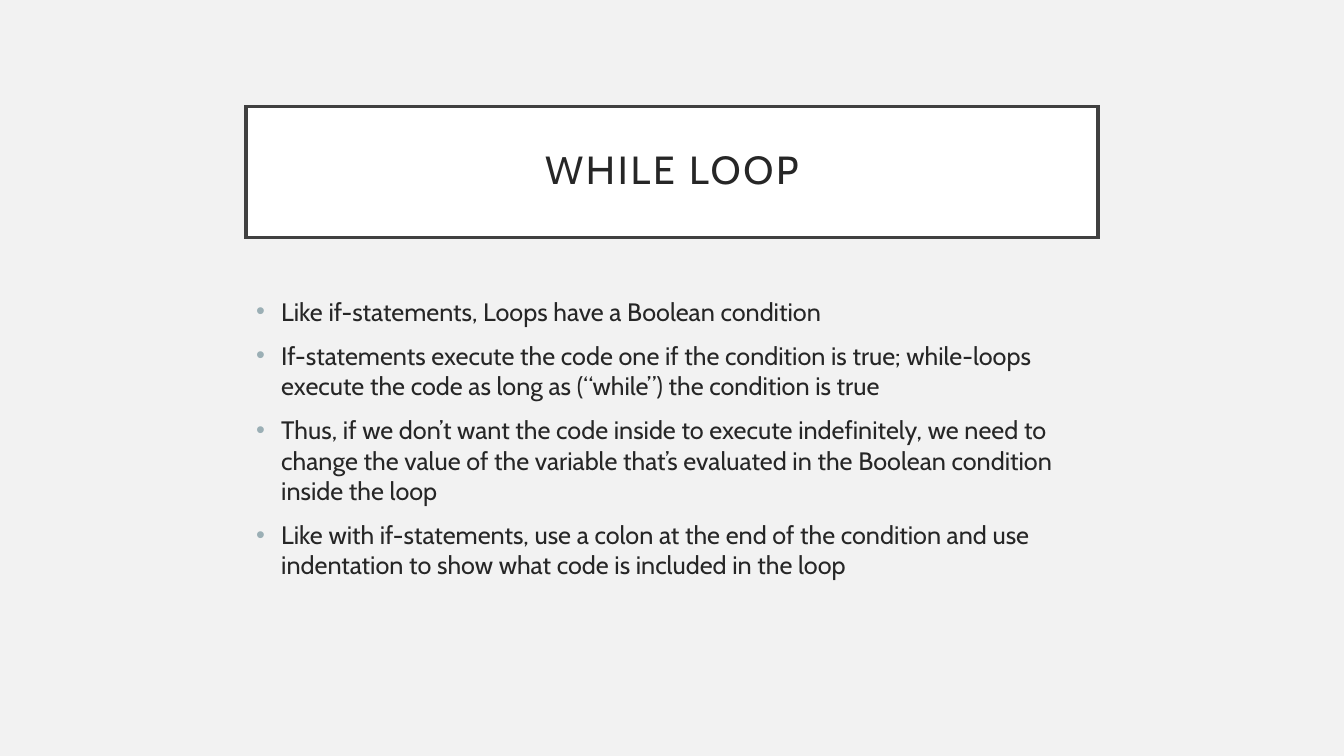
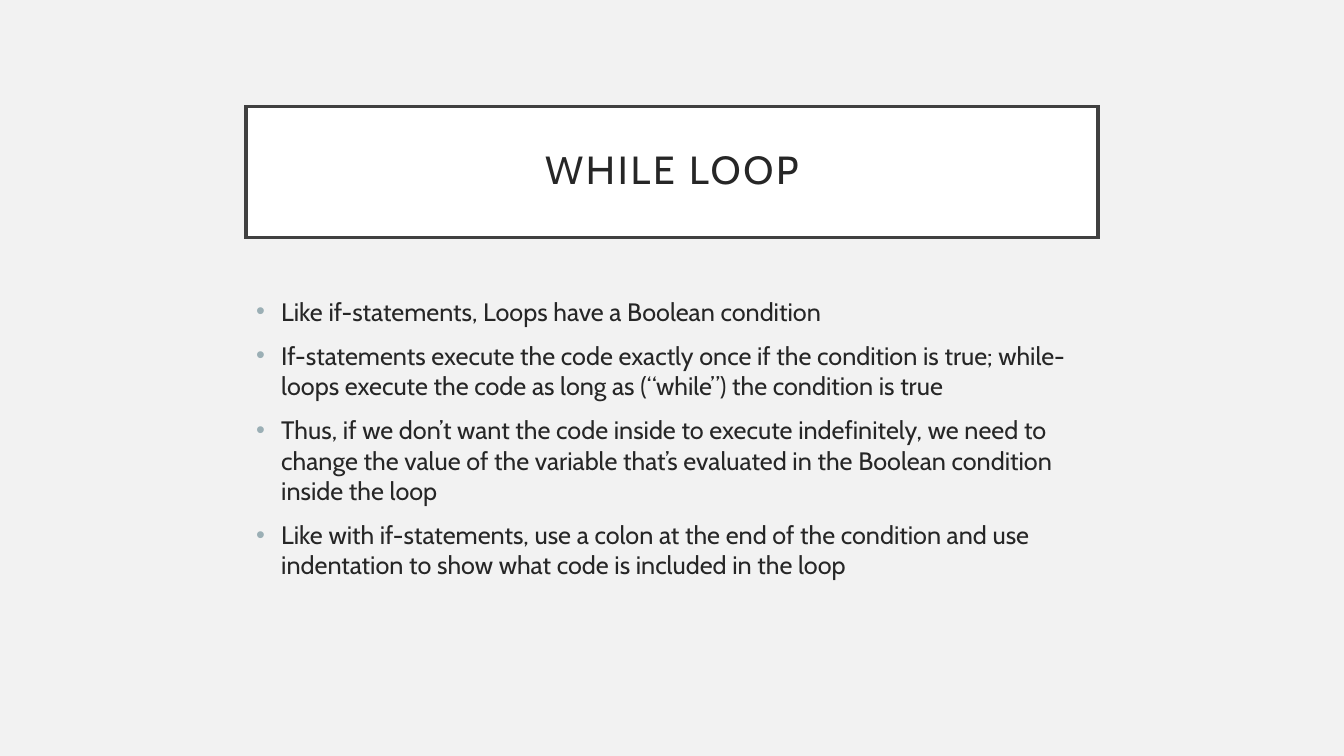
Before and after one commit to rsera/Junior-Knights, a slide deck: slide 3 of Python Day 4 While Loops.pptx. Drawn at 1344x756 pixels with LibreOffice and Linux fonts; fonts in the diff are those of the drawing. Boxes give left, top, right and bottom in pixels: in the first picture for what was removed or moved away, otherwise in the second. Text is boxed around its words. In the diff, an @@ line names an element or a change of style, - is before the commit and + after.

```diff
--- a/Python Day 4 While Loops.pptx
+++ b/Python Day 4 While Loops.pptx
@@ text at [281,346,1065,401]: text changed @@
-• If-statements execute the code one if the condition is true; while-loops execute the code as long as (“while”) the condition is true
+• If-statements execute the code exactly once if the condition is true; while-loops execute the code as long as (“while”) the condition is true
```
Also in this commit, not shown: 6 other slides changed, 4 slides added, 1 slide removed, 1 other file.
